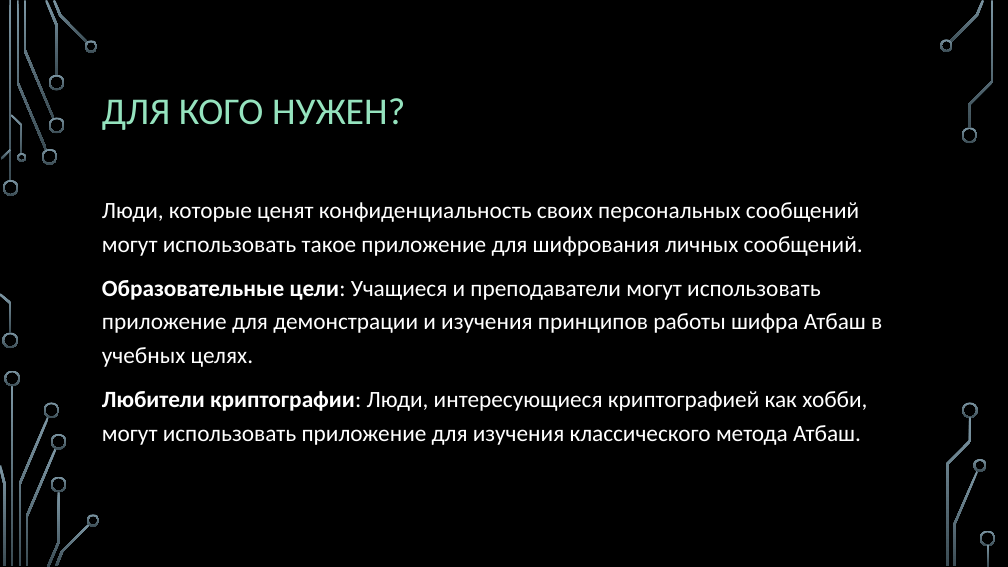
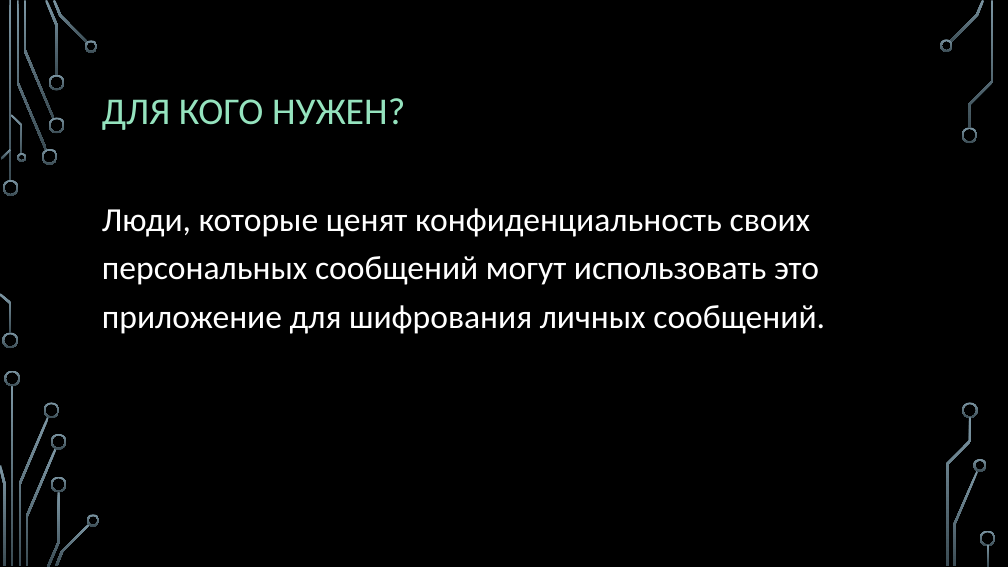
Before and after one commit to astrahanin/project-SOH, a slide deck: slide 4 of ПРИЛОЖЕНИЕ ДЛЯ ШИФРОВАНИЯ И РАСШИФРОВАНИЯ ШТФРОМ Атбаш.pptx (slide 3 before the commit). Drawn at 1008x567 pixels with LibreOffice and Linux fonts; fonts in the diff are those of the drawing; background and template pictures are left out. Boxes give left, top, right and bottom in pixels: in the first picture for what was removed or moved away, otherwise in the second. Text is boxed around its words. In the diff, an @@ line names an element or a change of style, - is before the commit and + after.

```diff
--- a/ПРИЛОЖЕНИЕ ДЛЯ ШИФРОВАНИЯ И РАСШИФРОВАНИЯ ШТФРОМ Атбаш.pptx
+++ b/ПРИЛОЖЕНИЕ ДЛЯ ШИФРОВАНИЯ И РАСШИФРОВАНИЯ ШТФРОМ Атбаш.pptx
@@ text at [102,208,825,334]: text changed; size 22.2 to 32 pt @@
-Люди, которые ценят конфиденциальность своих персональных сообщений могут использовать такое приложение для шифрования личных сообщений.
-Образовательные цели: Учащиеся и преподаватели могут использовать приложение для демонстрации и изучения принципов работы шифра Атбаш в учебных целях.
-Любители криптографии: Люди, интересующиеся криптографией как хобби, могут использовать приложение для изучения классического метода Атбаш.
+Люди, которые ценят конфиденциальность своих персональных сообщений могут использовать это приложение для шифрования личных сообщений.
```
Also in this commit, not shown: 4 other slides changed, 7 slides added.
